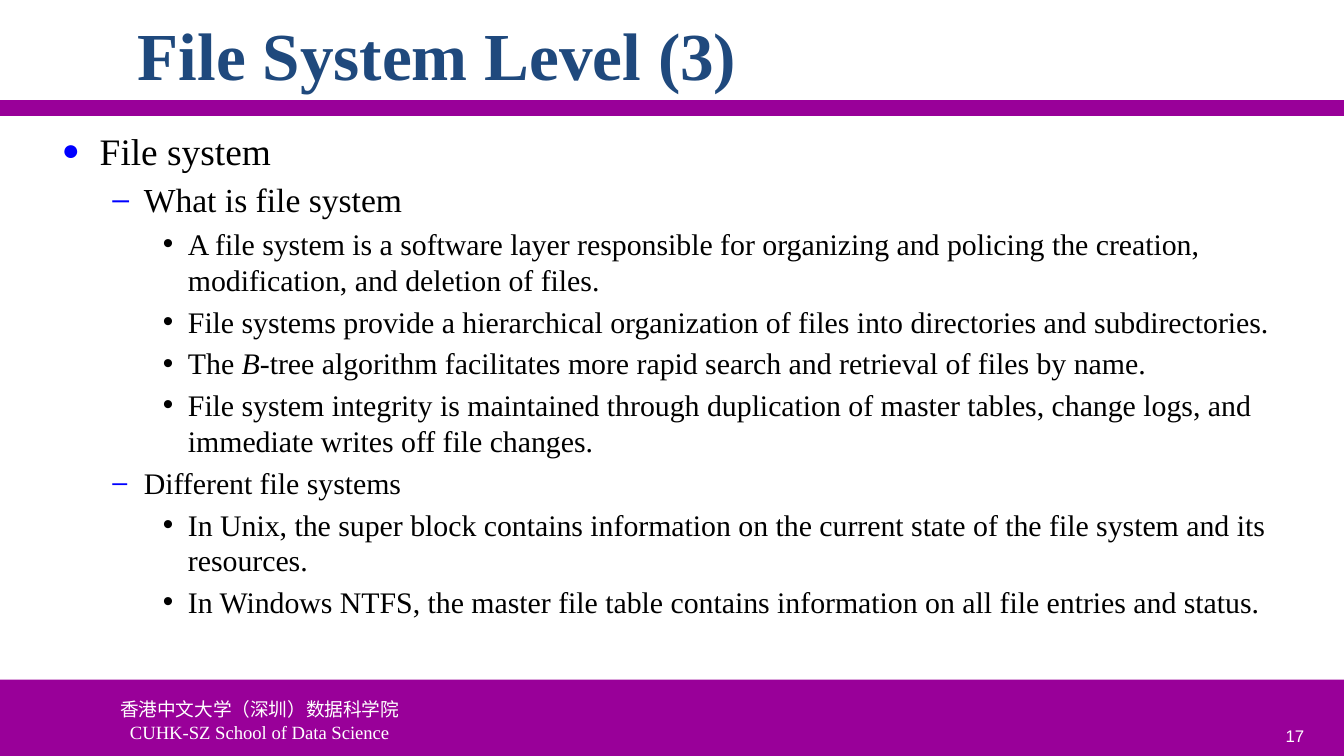
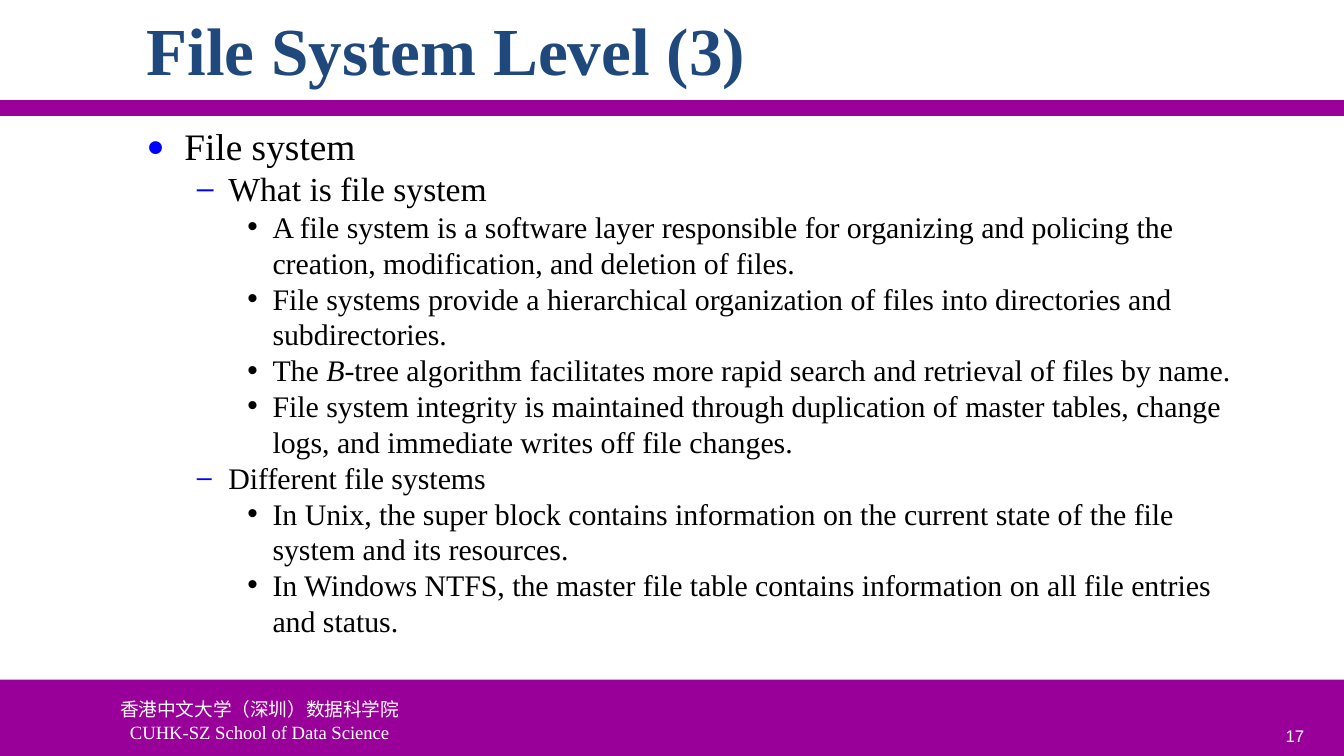
Before and after one commit to ychung1103/ychung1103.github.io, a slide deck: slide 17 of Slides/CSC6103/VT-05 Storage Virtualization.pptx. Drawn at 1344x756 pixels with LibreOffice and Linux fonts; fonts in the diff are those of the drawing; background and template pictures are left out. Boxes give left, top, right and bottom in pixels: in the first picture for what was removed or moved away, otherwise in the second. Text is boxed around its words. In the diff, an @@ line names an element or a change of style, - is before the commit and + after.

```diff
--- a/Slides/CSC6103/VT-05 Storage Virtualization.pptx
+++ b/Slides/CSC6103/VT-05 Storage Virtualization.pptx
@@ title "File System Level (3)": place and size @@
-title "File System Level (3)" at bbox=[138, 33, 736, 93]
+title "File System Level (3)" at bbox=[147, 28, 745, 88]
@@ text "File system": place and size @@
-text "File system" at bbox=[100, 139, 1268, 618]
+text "File system" at bbox=[184, 134, 1230, 633]
@@ text "File system" at bbox=[184, 134, 1230, 633]: less space between paragraphs @@
```
Also in this commit, not shown: 97 other slides changed, 1 other file.
